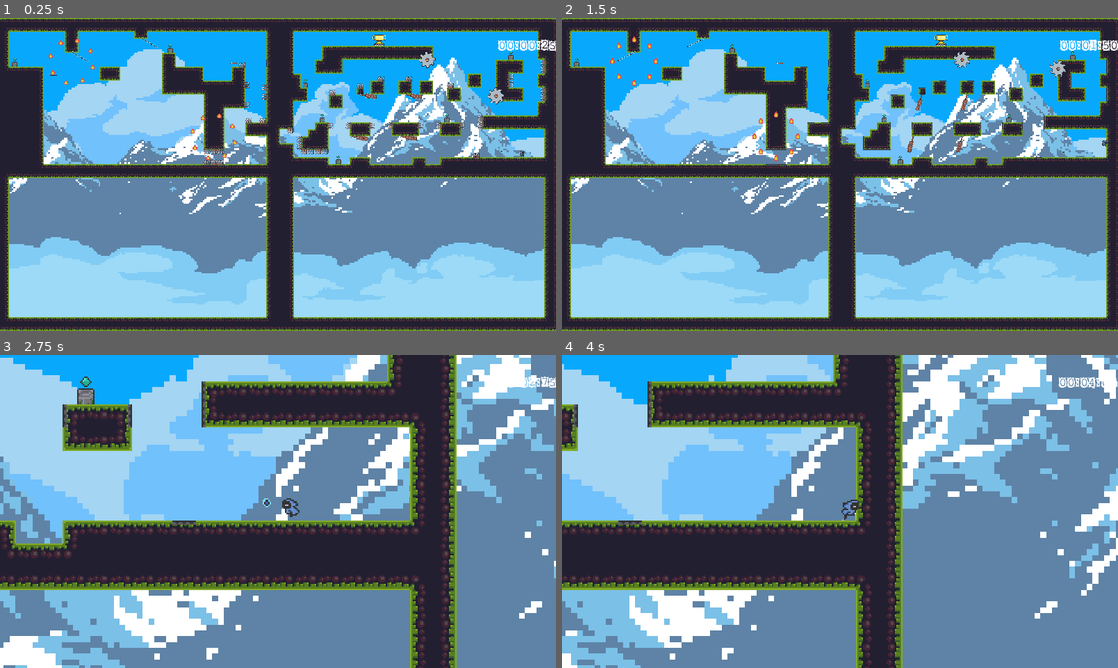
Above: before the commit, frames 1-4 (two rows, left to right).
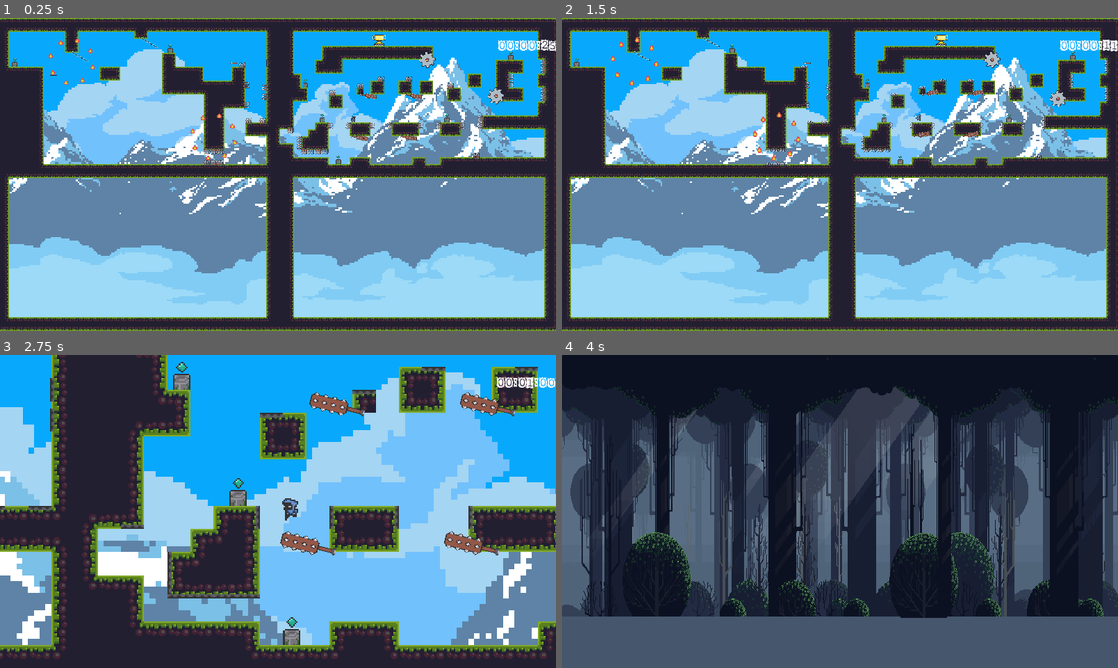
Above: after the commit, the same moments.

Repository: Mike149x/2DGameDraft
Game: Godot game, scene res://Scenes/Level1.tscn
Same seed, same stepped clock (60 frames per second), same inputs: the game is played once before the commit and once after it. Sound files missing from this copy of the repository are replaced by a short silence.
Inputs:
- Up to frame 1 (0.25 s): no input
- Up to frame 2 (1.5 s): hold D (right) from 0.53 s (still down); tap Z (zoom) at 0.6, 1.35 s; tap Space (jump) at 0.77 s
- Up to frame 3 (2.75 s): tap Space (jump) at 1.52 s; release D (right) at 2.03 s; hold A (left) from 2.03 s (still down); tap Z (zoom) at 2.1 s
- Up to frame 4 (4 s): release A (left) at 2.78 s; hold D (right) from 2.78 s (still down); tap Z (zoom) at 2.85, 3.6 s; tap Space (jump) at 3.02, 3.77 s

The runs differ from the first frame. In frame 1, less than 0.1% of the frame differs, in the area x 63-95%, y 31-45%; in frame 2, 1.3%; in frame 3, 87%; in frame 4, 90%, in the area x 0-100%, y 0-100%.

Commit message:
minor

Diff:
--- a/2DGameDraft/Scenes/Level1.tscn
+++ b/2DGameDraft/Scenes/Level1.tscn
@@ -410,7 +410,7 @@
 script = ExtResource( 3 )
 
 [node name="PlayerCharacter" parent="." instance=ExtResource( 2 )]
-position = Vector2( 1203, 300 )
+position = Vector2( 814, 227 )
 
 [node name="SwingingTrap" parent="." instance=ExtResource( 4 )]
 position = Vector2( 829, 176 )
--- a/2DGameDraft/Scenes/PlayerCharacter.gd
+++ b/2DGameDraft/Scenes/PlayerCharacter.gd
@@ -107,8 +107,6 @@
 	velocity = move_and_slide(velocity, Vector2.UP)  #This makes the character actually move according to inputs
 
 
-
-
 func _on_DeathZone_area_entered(area):         #ON ENTERING DEATHZONES
 
 	if area.is_in_group("Deadly") and GameStats.lives >= 1:
Not shown, added: External Pictures/External PICTURE 1.PNG
Not shown, added: External Pictures/External PICTURE 2.PNG
Not shown, added: External Pictures/External PICTURE 3.PNG
